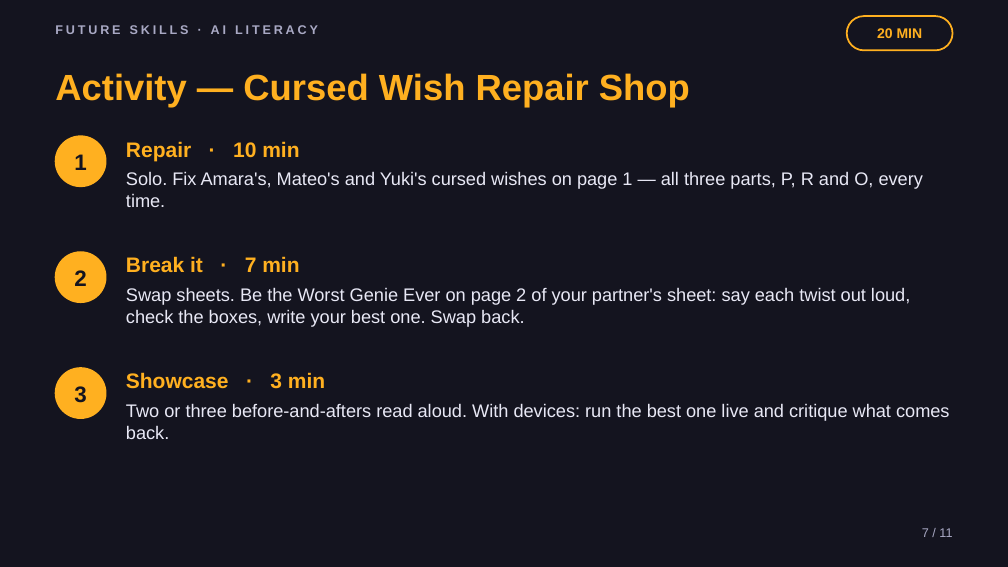
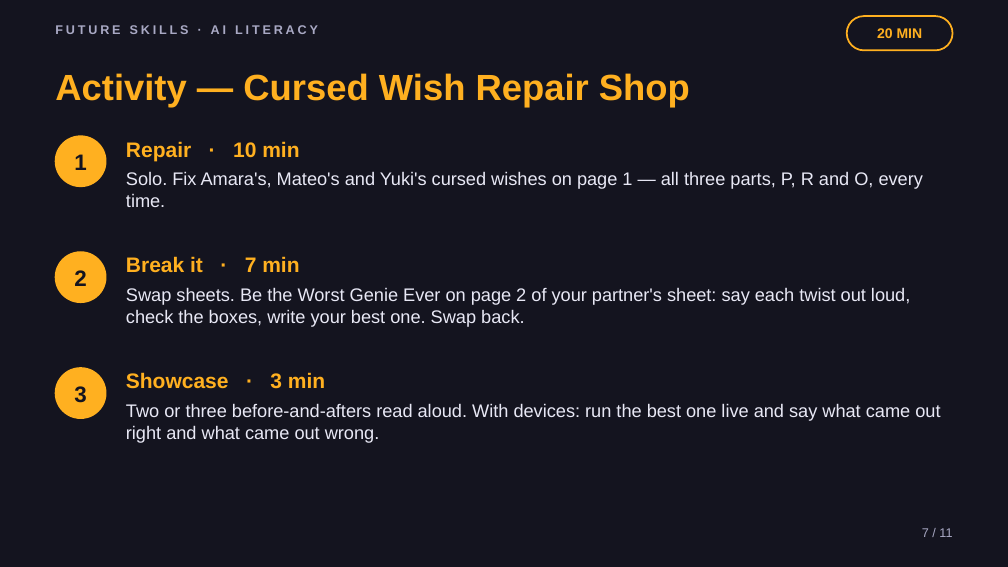
Before and after one commit to phiunit/tptphi, a slide deck: slide 7 of products/ai-prompting-101/dist/How to Talk to AI - Slides.pptx. Drawn at 1008x567 pixels with LibreOffice and Linux fonts; fonts in the diff are those of the drawing. Boxes give left, top, right and bottom in pixels: in the first picture for what was removed or moved away, otherwise in the second. Text is boxed around its words. In the diff, an @@ line names an element or a change of style, - is before the commit and + after.

```diff
--- a/products/ai-prompting-101/dist/How to Talk to AI - Slides.pptx
+++ b/products/ai-prompting-101/dist/How to Talk to AI - Slides.pptx
@@ text at [126,403,940,443]: text changed @@
-Two or three before-and-afters read aloud. With devices: run the best one live and critique what comes back.
+Two or three before-and-afters read aloud. With devices: run the best one live and say what came out right and what came out wrong.
```
Also in this commit, not shown: 2 other slides changed, 13 other files.
